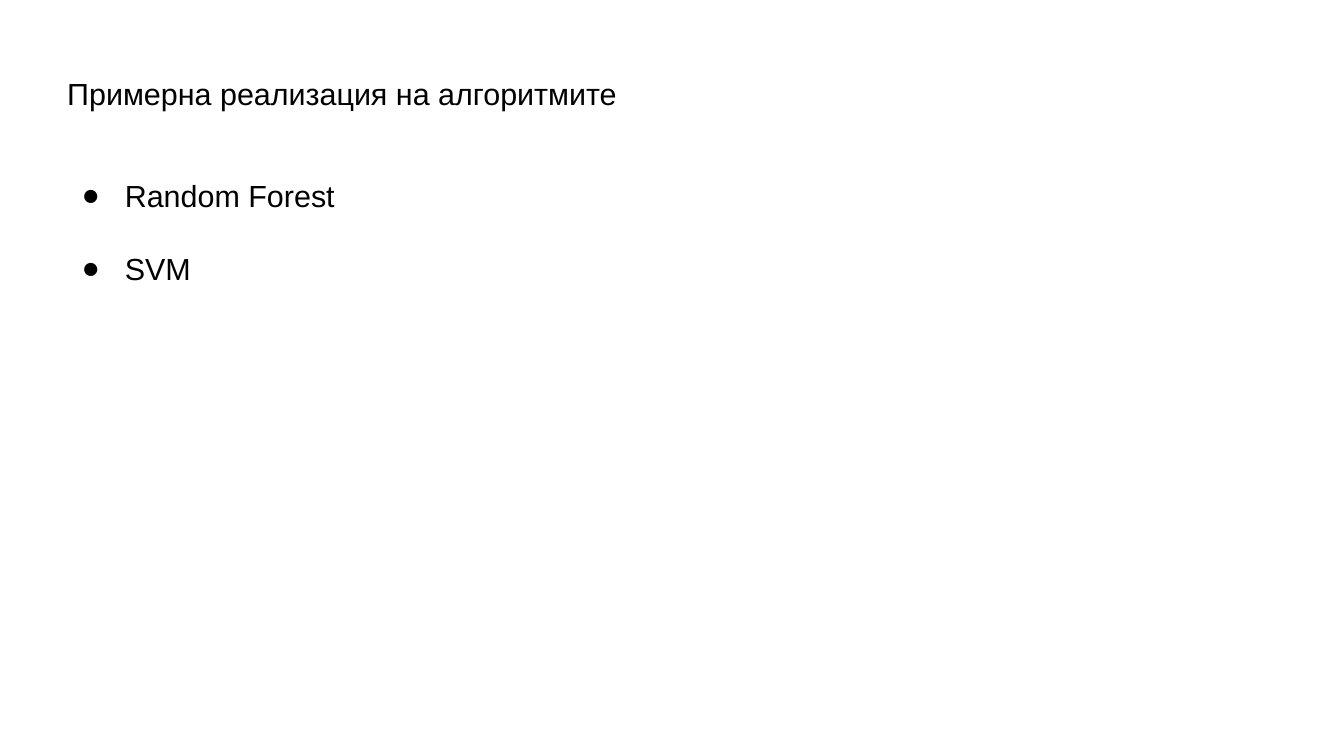
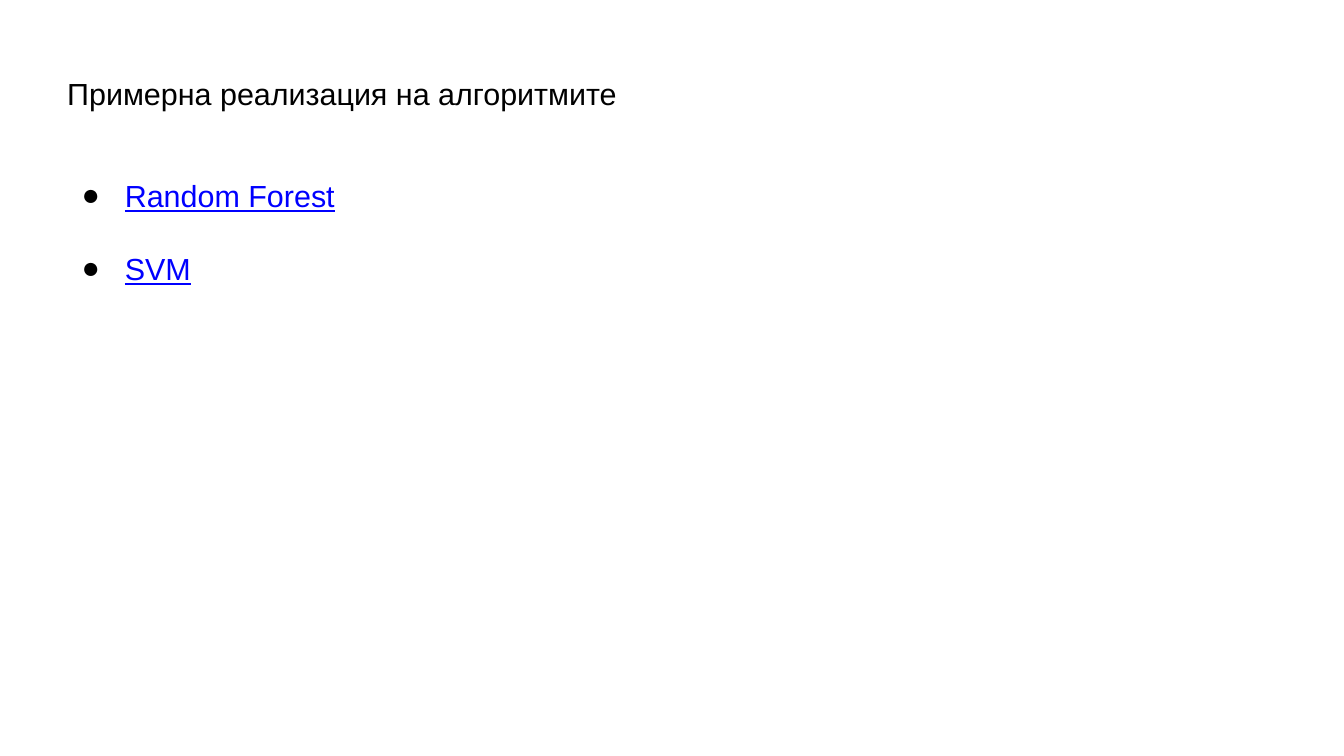
Before and after one commit to Galya777/StockPredictions, a slide deck: slide 13 of Presentation.pptx (slide 9 before the commit). Drawn at 1344x756 pixels with LibreOffice and Linux fonts; fonts in the diff are those of the drawing; background and template pictures are left out. Boxes give left, top, right and bottom in pixels: in the first picture for what was removed or moved away, otherwise in the second. Text is boxed around its words. In the diff, an @@ line names an element or a change of style, - is before the commit and + after.

Commit message:
presentation ready

```diff
--- a/Presentation.pptx
+++ b/Presentation.pptx
@@ text "Random Forest" at [125,185,334,285]: text colour #000000 to #0000FF, underline on @@
```
Also in this commit, not shown: 1 other slide changed, 6 slides added, 2 slides removed, 1 other file.
